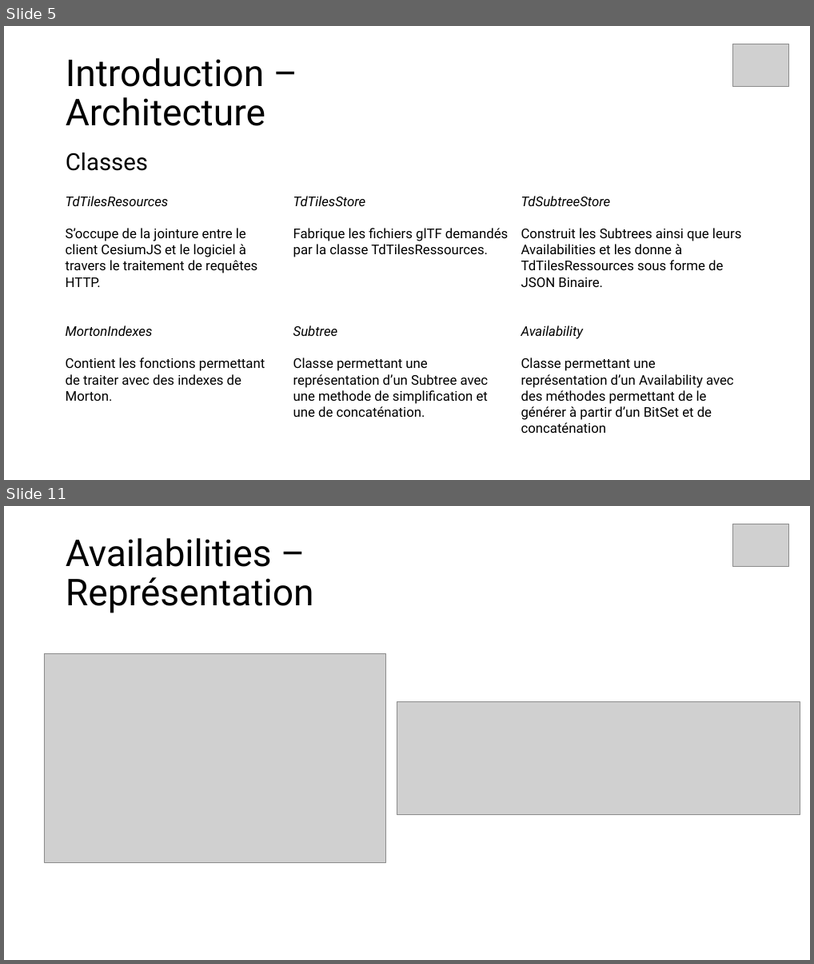
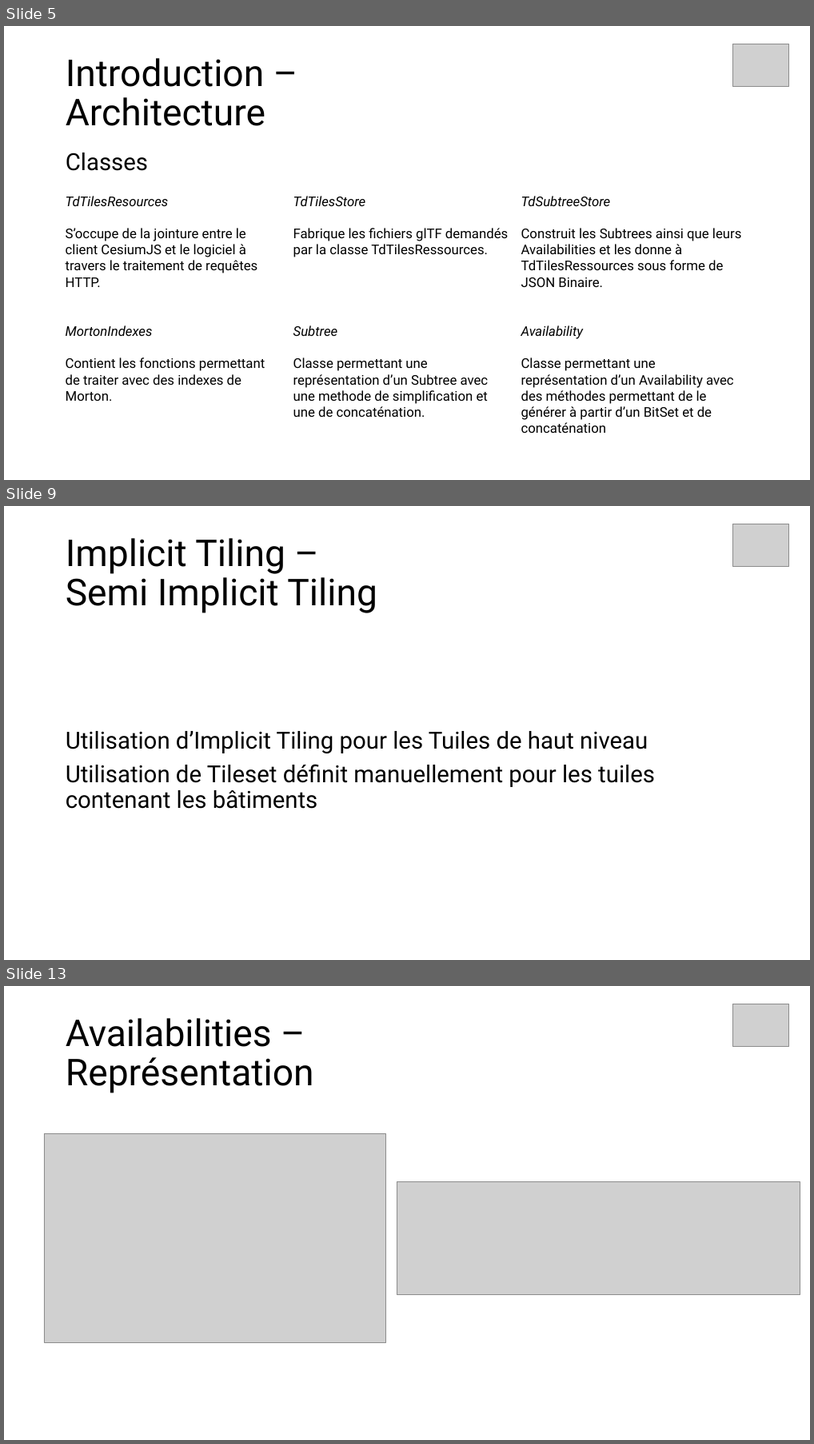
Before and after one commit to IEscher/incubator-baremaps-TB-ian, a slide deck: presentation/Presentation.pptx. Shown one above the other, each under a label of ours: slides 5 and 11 before the commit, slides 5, 9 and 13 after it; the slides between them are not shown. The pictures are 814x964 and 814x1444 pixels, drawn with LibreOffice and Linux fonts; fonts in the diff are those of the drawing; grey boxes stand for pictures. Boxes give left, top, right and bottom in pixels: in the first picture for what was removed or moved away, otherwise in the second. Text is boxed around its words. In the diff, an @@ line names an element or a change of style, - is before the commit and + after.

```diff
--- a/presentation/Presentation.pptx
+++ b/presentation/Presentation.pptx
@@ slide 9 added at (4,506,810,960), background #FFFFFF @@
@@ picture added at (733,524,790,567) @@
@@ title added at (66,538,378,613), 44 pt, text #000000 @@
+Implicit Tiling –
+Semi Implicit Tiling
@@ text added at (66,731,655,808), 28 pt, text #000000 @@
+Utilisation d’Implicit Tiling pour les Tuiles de haut niveau
+Utilisation de Tileset définit manuellement pour les tuiles contenant les bâtiments
@@ what was slide 11 is now slide 13 @@
```
Also in this commit, not shown: 12 slides changed, 8 other slides added, 1 other file.
